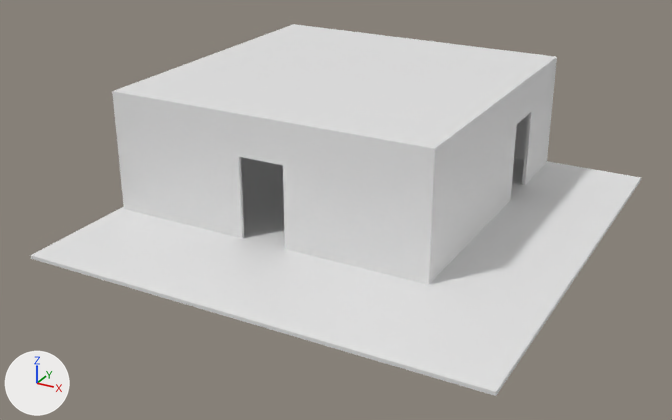
One commit to the glTF model three.js/ScenesWalking/model/emptyHouse.glb: the scene before it, then after it.
One viewpoint serves both versions: a 50 mm camera at (25.4, -47.8, 22.1) aimed at (2.0, -5.3, 0.8). Lighting does not change. The marker at lower left points along +X, +Y and +Z. Where no turn or scale is listed for an object, it has been applied to the vertices. Vertices at the same position are counted once.

The first picture shows 'Cube', '立方體'.
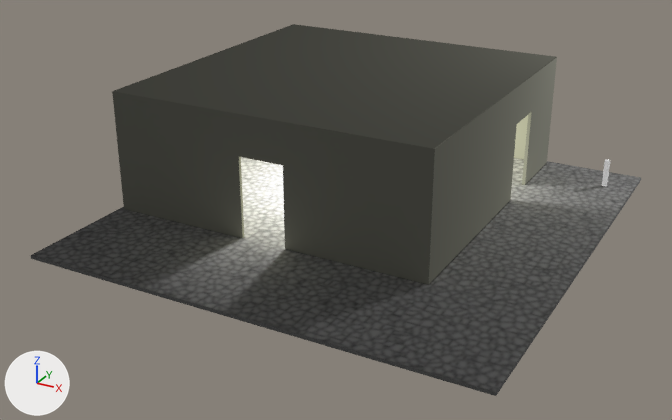
Pixel boxes (x1, y1, x2, y2) of what changed, in the pictures (672 x 420 px):
'立方體', recoloured, surface changed (white to grey)
    both: (112, 24, 557, 285)
'Cube', recoloured, surface changed (white to grey)
    both: (31, 157, 641, 396)
'_ViewRef_', added
    after: (602, 159, 610, 187)

The change, as a list of edits to the scene's bpy script:
```text
Add img_wallbake:
    img_wallbake = load_image('WallBake', '_unpacked/WallBake', 1024, 1024, 'sRGB')
Add img_groundbake:
    img_groundbake = load_image('GroundBake', '_unpacked/GroundBake', 1024, 1024, 'sRGB')
Add mat_wall:
    mat_wall = bpy.data.materials.new('Wall')
    # uses the picture img_wallbake
Add mat_ground:
    mat_ground = bpy.data.materials.new('Ground')
    # uses the picture img_groundbake
Change me_cube:
    where me_cube.from_pydata(...)  # 8 vertices, 12 faces; spans x -10.0..15.8, y -16.9..10.0, z -0.1..0.1
    used by ob_cube; location = (0.0, 0.0, 0.0)
    remove me_cube.materials.append(mat_material)  # white #e7e7e7
    me_cube part 1: texture (UV) coordinates of 12 of 12 faces, centred in x -10.0..15.8, y -16.9..10.0, z -0.1..0.1, changed; they spanned u 0.12..0.88, v 0.0..1.0 and now span u 0.0..0.75, v 0.0..1.0
    add me_cube.materials.append(mat_ground)
Change me_立方體:
    where me_立方體.from_pydata(...)  # 32 vertices, 60 faces; spans x -9.7..9.7, y -9.7..9.7, z 0.0..7.3
    used by ob_立方體; location = (0.0, 0.0, 0.0)
    me_立方體 part 2: texture (UV) coordinates of 60 of 60 faces, centred in x -9.7..9.7, y -9.7..9.7, z 0.0..7.3, changed; they spanned u 0.38..0.88, v 0.0..1.0 and now span u 0.0..0.97, v 0.0..1.0
    add me_立方體.materials.append(mat_wall)
Add me_cylinder:
    me_cylinder.from_pydata([(0.0, 0.2, 0.0), (0.0, 0.2, 1.8), (0.17, -0.1, 0.0), (0.17, -0.1, 1.8), (-0.17, -0.1, 0.0), (-0.17, -0.1, 1.8)], [], [(0, 1, 3), (0, 3, 2), (2, 3, 5), (2, 5, 4), (3, 1, 5), (4, 5, 1), (4, 1, 0), (0, 2, 4)])
Add ob_viewref:
    ob_viewref = bpy.data.objects.new('_ViewRef_', me_cylinder)
    ob_viewref.location = (14.13, 7.52, 0.0)
```
